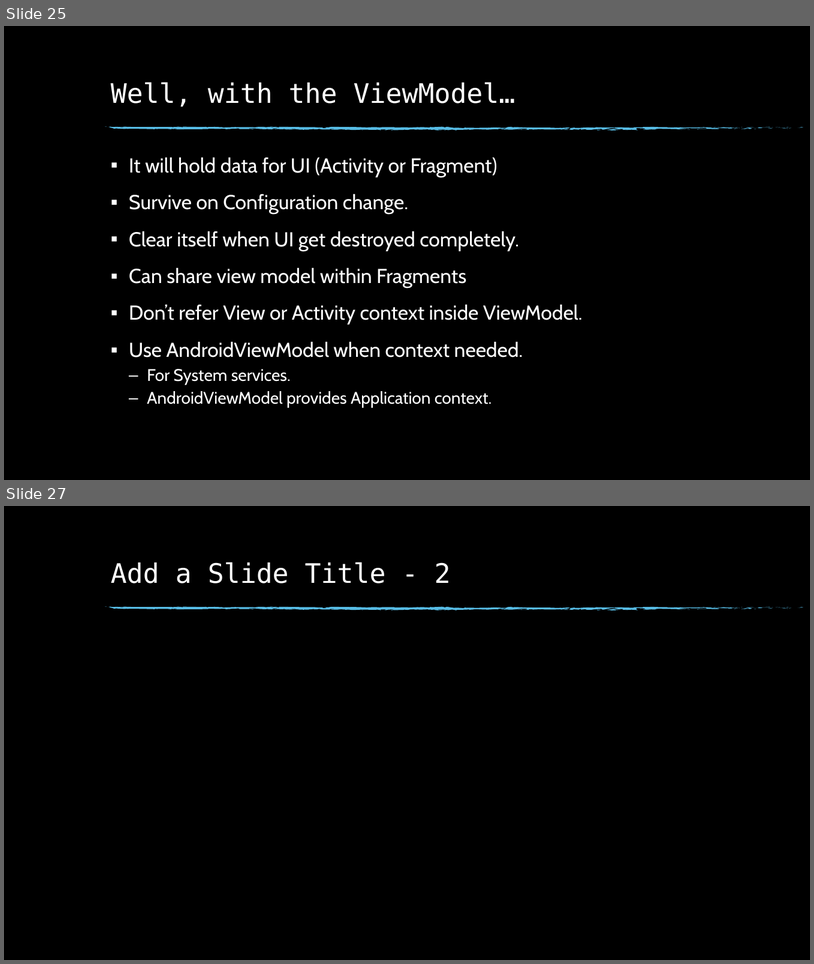
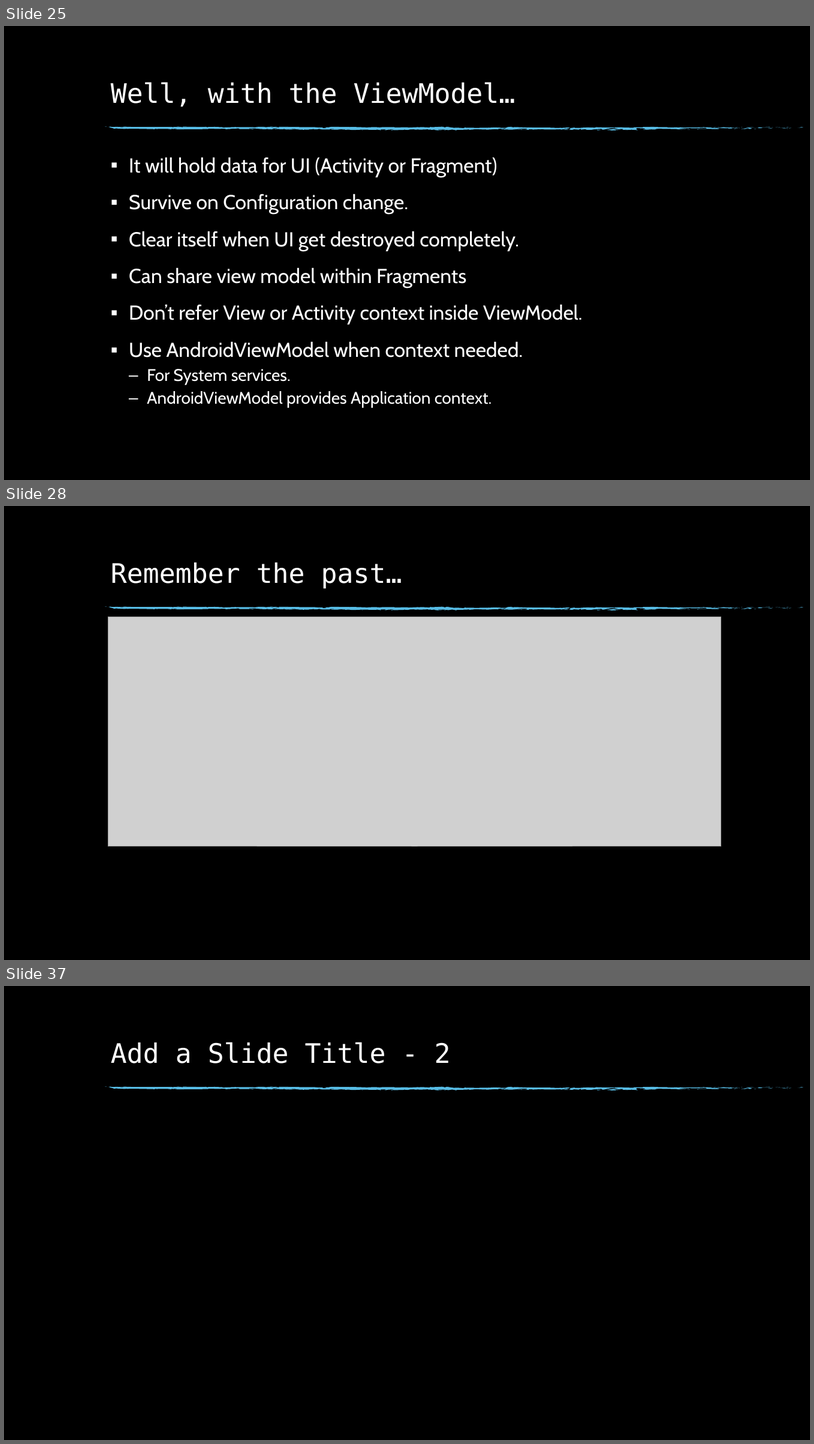
Before and after one commit to sanathe06/meetup2018-02-22, a slide deck: Android Architecture Components.pptx. Shown one above the other, each under a label of ours: slides 25 and 27 before the commit, slides 25, 28 and 37 after it; the slides between them are not shown. The pictures are 814x964 and 814x1444 pixels, drawn with LibreOffice and Linux fonts; fonts in the diff are those of the drawing; grey boxes stand for pictures; background and template pictures are left out. Boxes give left, top, right and bottom in pixels: in the first picture for what was removed or moved away, otherwise in the second. Text is boxed around its words. In the diff, an @@ line names an element or a change of style, - is before the commit and + after.

```diff
--- a/Android Architecture Components.pptx
+++ b/Android Architecture Components.pptx
@@ slide 28 added at <box>4,506,810,960</box>, background picture (left out); not listed: 74 template elements that a slide beside it also shows @@
@@ title added at <box>111,562,402,588</box>, 32 pt, text #FFFFFF @@
+Remember the past…
@@ picture added at <box>108,617,722,846</box> @@
@@ what was slide 27 is now slide 37 @@
```
Also in this commit, not shown: 1 slide changed, 9 other slides added, 6 other files.
